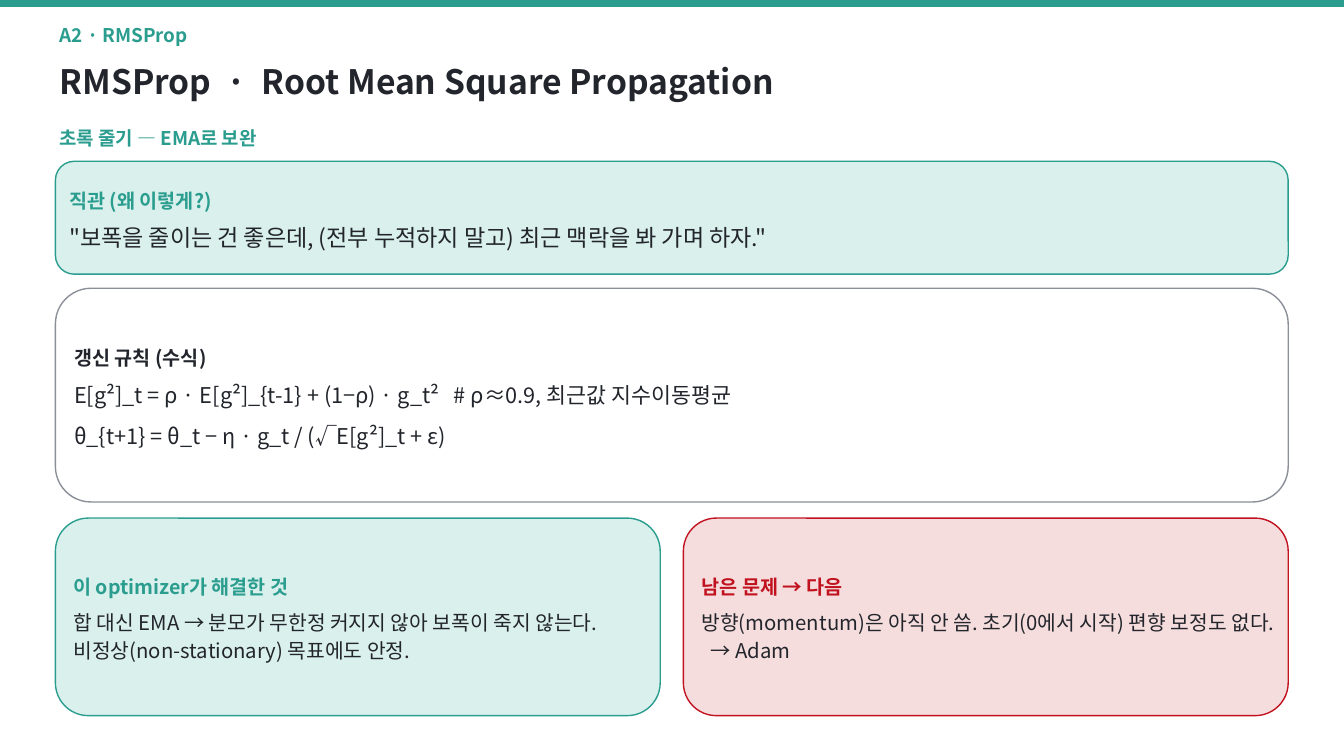
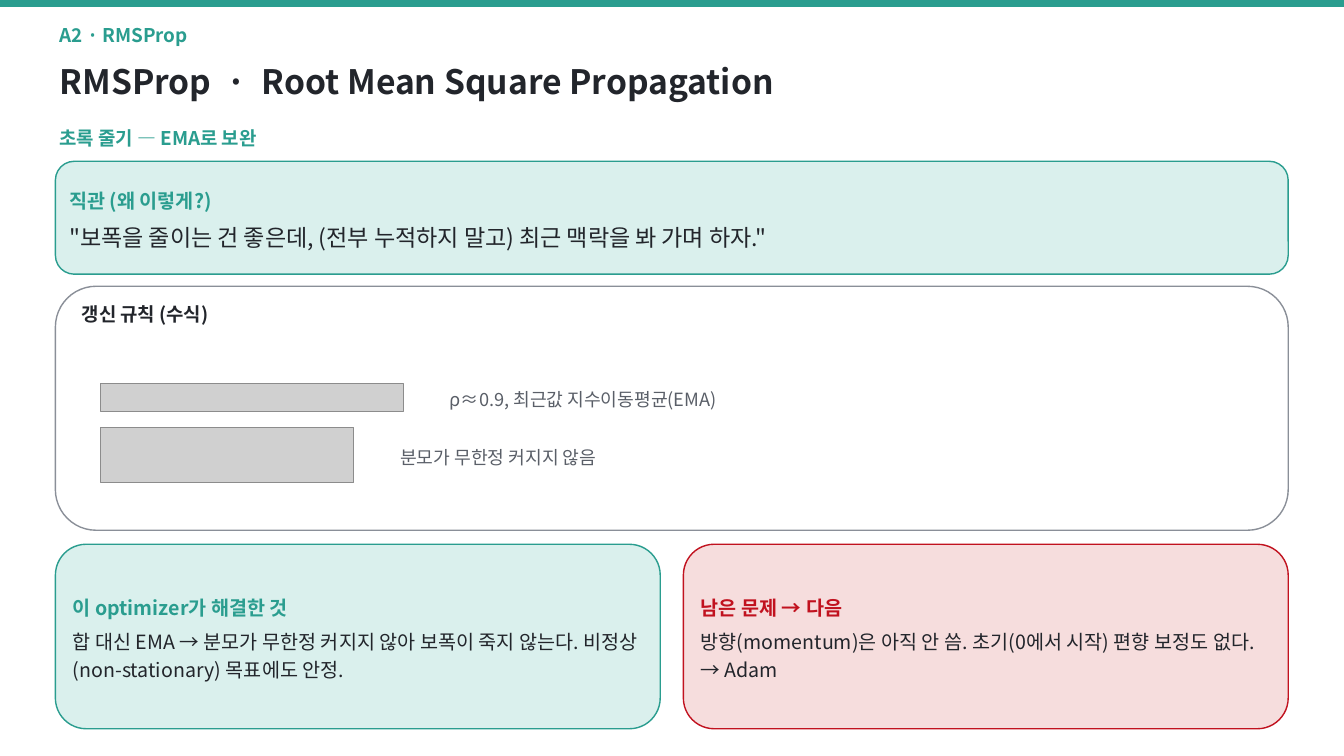
Before and after one commit to jimmylegendary/neural-memory-study, a slide deck: slide 11 of seminar/TTT-seminar.pptx. Drawn at 1344x756 pixels with LibreOffice and Linux fonts; fonts in the diff are those of the drawing; grey boxes stand for pictures. Boxes give left, top, right and bottom in pixels: in the first picture for what was removed or moved away, otherwise in the second. Text is boxed around its words. In the diff, an @@ line names an element or a change of style, - is before the commit and + after.

```diff
--- a/seminar/TTT-seminar.pptx
+++ b/seminar/TTT-seminar.pptx
@@ rounded rectangle: place and size @@
-rounded rectangle at (55,288,1289,502)
+rounded rectangle at (55,286,1289,530)
@@ text added at (82,305,209,325), 13.5 pt, text #22252B, bold @@
+갱신 규칙 (수식)
@@ text in rounded rectangle at (74,348,731,449): text removed @@
-갱신 규칙 (수식)
-E[g²]_t = ρ · E[g²]_{t-1} + (1−ρ) · g_t² # ρ≈0.9, 최근값 지수이동평균
-θ_{t+1} = θ_t − η · g_t / (√E[g²]_t + ε)
@@ picture added at (101,384,403,411) @@
@@ text added at (450,391,717,410), 13 pt, text #5A5F68 @@
+ρ≈0.9, 최근값 지수이동평균(EMA)
@@ picture added at (101,427,354,483) @@
@@ text added at (400,449,596,466), 13 pt, text #5A5F68 @@
+분모가 무한정 커지지 않음
@@ rounded rectangle "이 optimizer가 해결한 것": place and size @@
-rounded rectangle "이 optimizer가 해결한 것" at (55,518,660,716)
+rounded rectangle "이 optimizer가 해결한 것" at (55,544,660,729)
@@ rounded rectangle "남은 문제 → 다음": place and size @@
-rounded rectangle "남은 문제 → 다음" at (684,518,1289,716)
+rounded rectangle "남은 문제 → 다음" at (684,544,1289,729)
@@ text in rounded rectangle at (73,632,638,682): size 14.5 to 14 pt in "합 대신 EMA → 분모가 무한정 커지지 ..." @@
@@ text in rounded rectangle at (701,632,1255,678): size 14.5 to 14 pt in "방향(momentum)은 아직 안 씀. 초기(0에서 시작) 편향 ..." @@
```
Also in this commit, not shown: 6 other slides changed, 36 other files.
